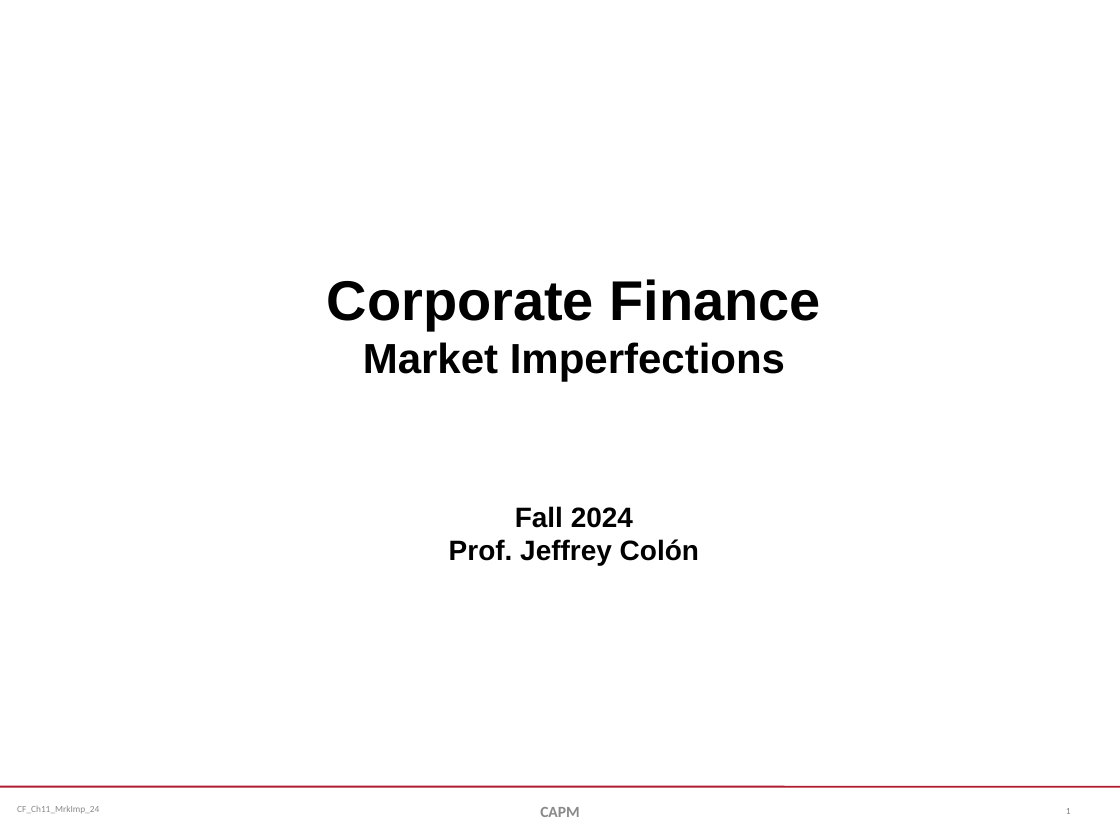
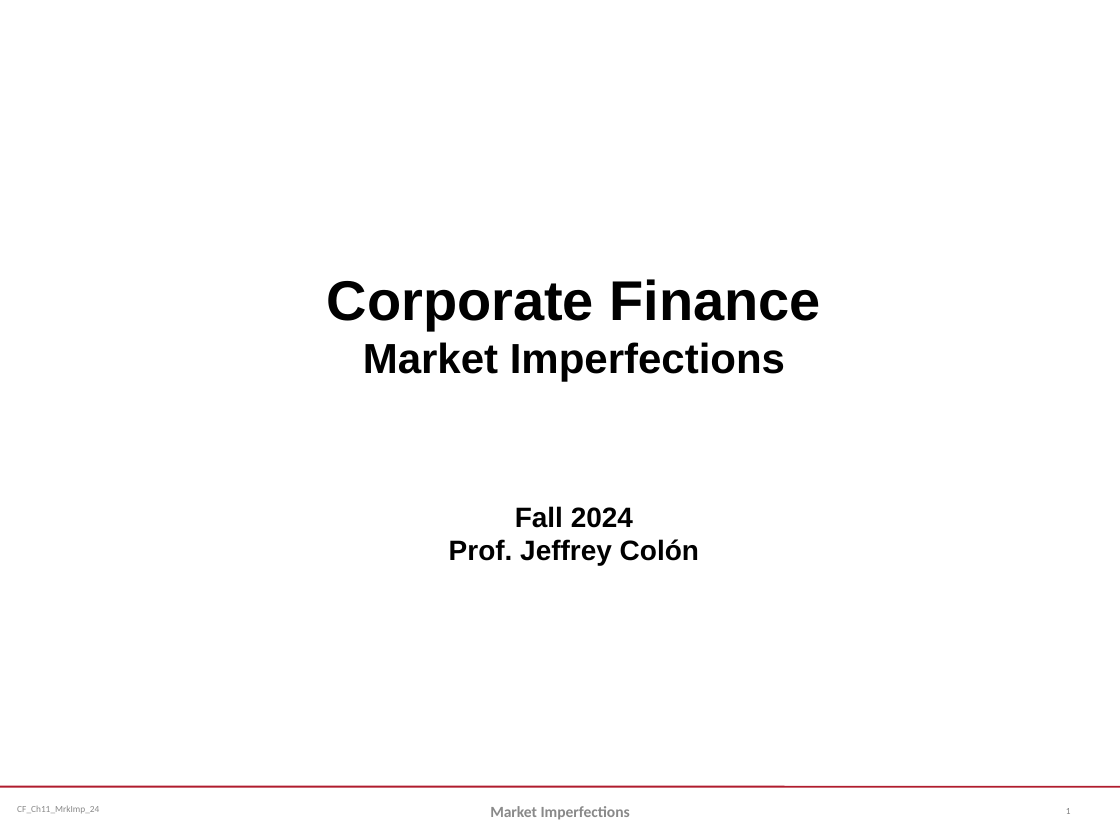
Before and after one commit to jmc877/Corporate-Finance, a slide deck: slide 1 of slides/CF_Ch11_MrkImp_24.pptx. Drawn at 1120x840 pixels with LibreOffice and Linux fonts; fonts in the diff are those of the drawing. Boxes give left, top, right and bottom in pixels: in the first picture for what was removed or moved away, otherwise in the second. Text is boxed around its words. In the diff, an @@ line names an element or a change of style, - is before the commit and + after.

```diff
--- a/slides/CF_Ch11_MrkImp_24.pptx
+++ b/slides/CF_Ch11_MrkImp_24.pptx
@@ text at [490, 806, 630, 820]: text changed @@
-CAPM
+Market Imperfections
```
Also in this commit, not shown: 3 other files.
